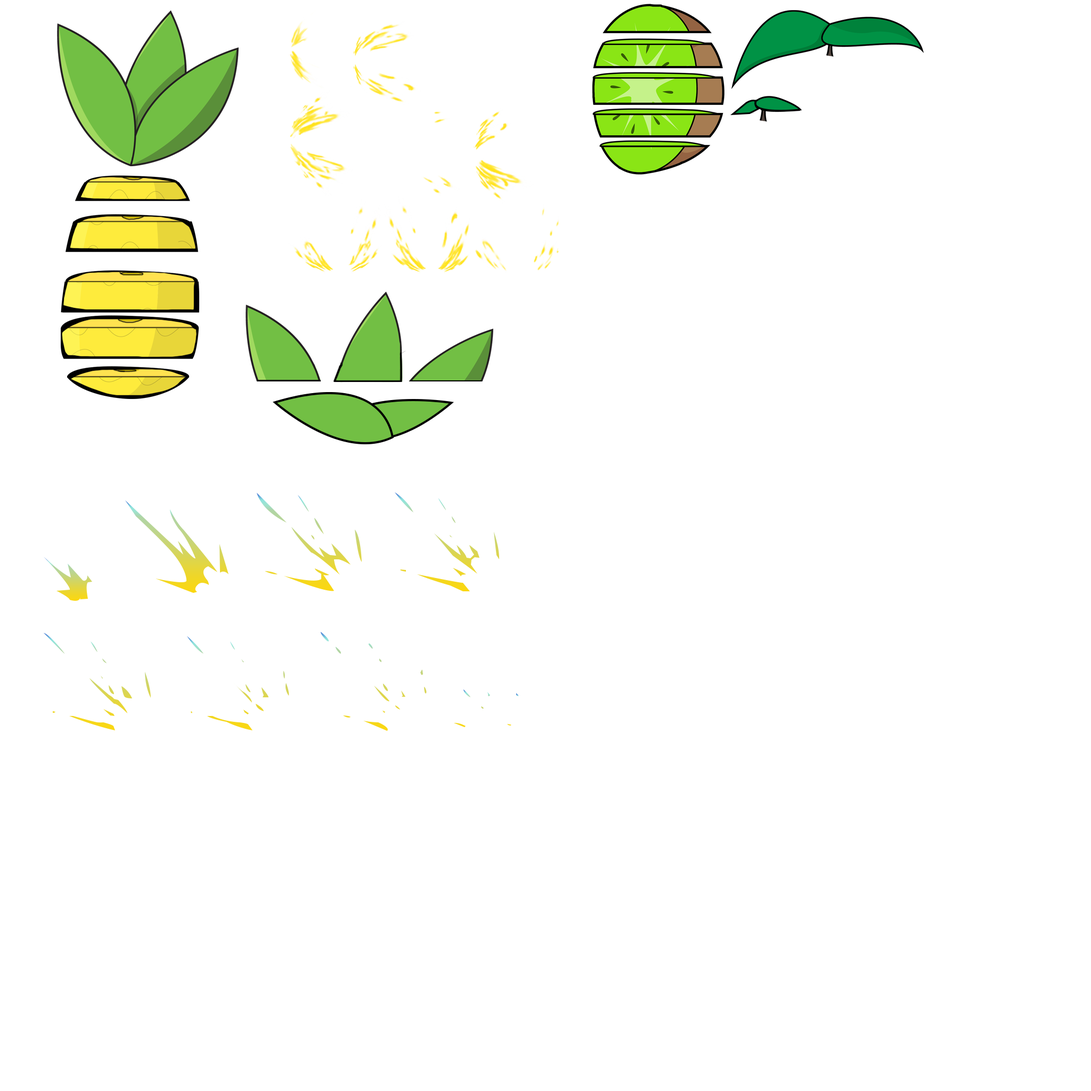
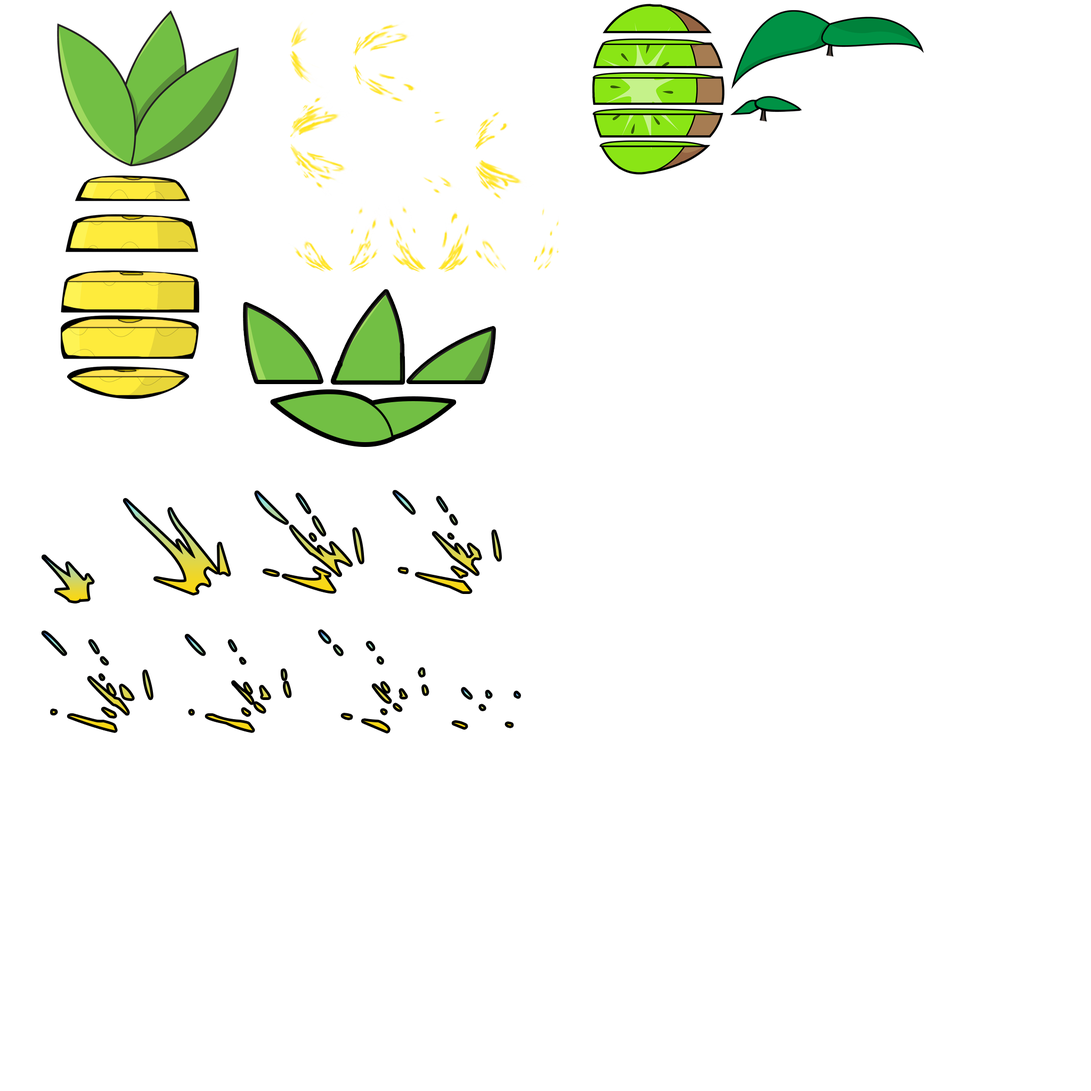
Layers edited between the first and the second 1091px x 1091px image:
painted on "Layer 10" over [339, 348, 407, 365]
